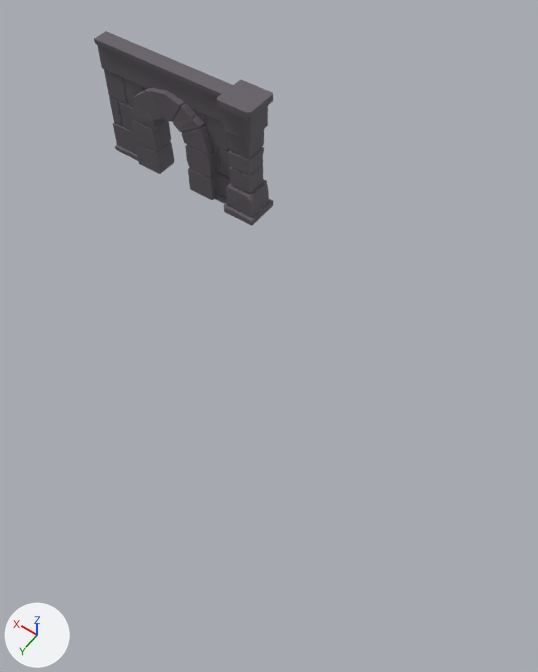
Two versions of the Blender file Section2/ModularDungeonKit.blend, one commit apart.
Camera for both pictures: a camera (50 mm lens) standing at (-2.02, 10.39, 11.93) and looking at (3.03, 3.33, 0.82). The lights are fixed; the arrows at lower left show +X, +Y and +Z.

In view in the first picture: 'Doorway'.
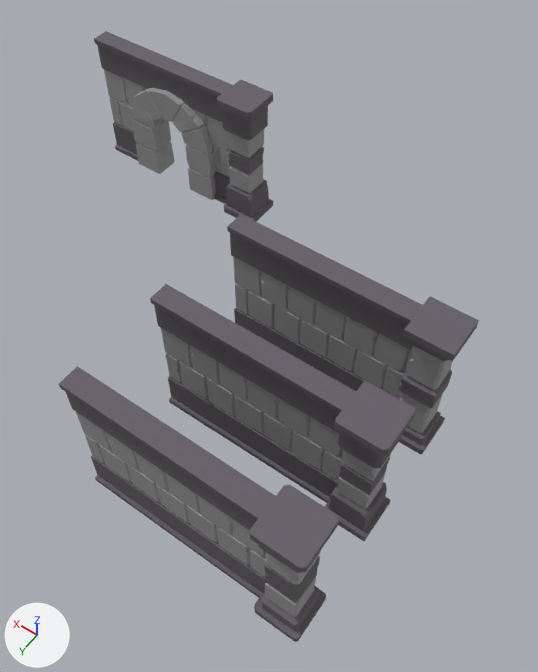
Changed parts and their boxes (x1, y1, x2, y2) in the pictures (538 x 672 px):
'Pillar.005', shown
    after: (150, 284, 416, 541)
'Pillar.006', shown
    after: (59, 366, 339, 642)
'Pillar.004', shown
    after: (227, 214, 479, 454)
part 1 of me_cube_006, recoloured
    after: (161, 328, 391, 509)
part 2 of me_cube_007, recoloured
    after: (76, 412, 321, 617)
part 3 of me_cube_009, recoloured
    both: (104, 69, 264, 200)

The change, as a diff of the scene's bpy script:
```diff
--- a/Section2/ModularDungeonKit.blend.py
+++ b/Section2/ModularDungeonKit.blend.py
@@ mat_wall_lightstone @@
+mat_wall_lightstone = principled_material('Wall-LightStone')
+mat_wall_lightstone.base_color = (0.342, 0.342, 0.342)  # grey #9e9e9e
+mat_wall_lightstone.roughness = 0.832
@@ me_cube_006 @@
 me_cube_006.from_pydata(...)  # 451 vertices, 355 faces; spans x -0.43..4.0, y -0.42..0.43, z -1.5..1.52
 # used by ob_pillar_005; location = (0.0, 5.0, 1.5)
+# me_cube_006 part 1: 243 of the faces centred in x -0.28..3.98, y -0.28..0.28, z -0.74..0.75 switch from mat_pillar (dark grey #676269) to mat_wall_lightstone (grey #9e9e9e)
@@ me_cube_007 @@
 me_cube_007.from_pydata(...)  # 487 vertices, 398 faces; spans x -0.43..4.0, y -0.43..0.43, z -1.5..1.52
 # used by ob_pillar_006; location = (0.0, 7.0, 1.5)
+# me_cube_007 part 2: 274 of the faces centred in x -0.28..3.98, y -0.28..0.28, z -0.98..0.99 switch from mat_pillar (dark grey #676269) to mat_wall_lightstone (grey #9e9e9e)
@@ me_cube_009 @@
 # used by ob_doorway; location = (6.0, 0.0, 1.5)
-me_cube_009.from_pydata(...)  # 649 vertices, 521 faces; spans x -0.43..4.0, y -0.42..0.43, z -1.5..1.52
+me_cube_009.from_pydata(...)  # 645 vertices, 519 faces; spans x -0.43..4.0, y -0.42..0.43, z -1.5..1.52
+# me_cube_009 part 3: 399 faces spanning x -0.28..4.0, y -0.3..0.3, z -1.5..0.93 switch from mat_pillar (dark grey #676269) to mat_wall_lightstone (grey #9e9e9e)
@@ ob_pillar_004 @@
 ob_pillar_004.location = (0.0, 3.0, 1.5)
-ob_pillar_004.hide_set(True)  # its collection is switched off
@@ ob_pillar_005 @@
 ob_pillar_005.location = (0.0, 5.0, 1.5)
-ob_pillar_005.hide_set(True)  # its collection is switched off
@@ ob_pillar_006 @@
 ob_pillar_006.location = (0.0, 7.0, 1.5)
-ob_pillar_006.hide_set(True)  # its collection is switched off
```
